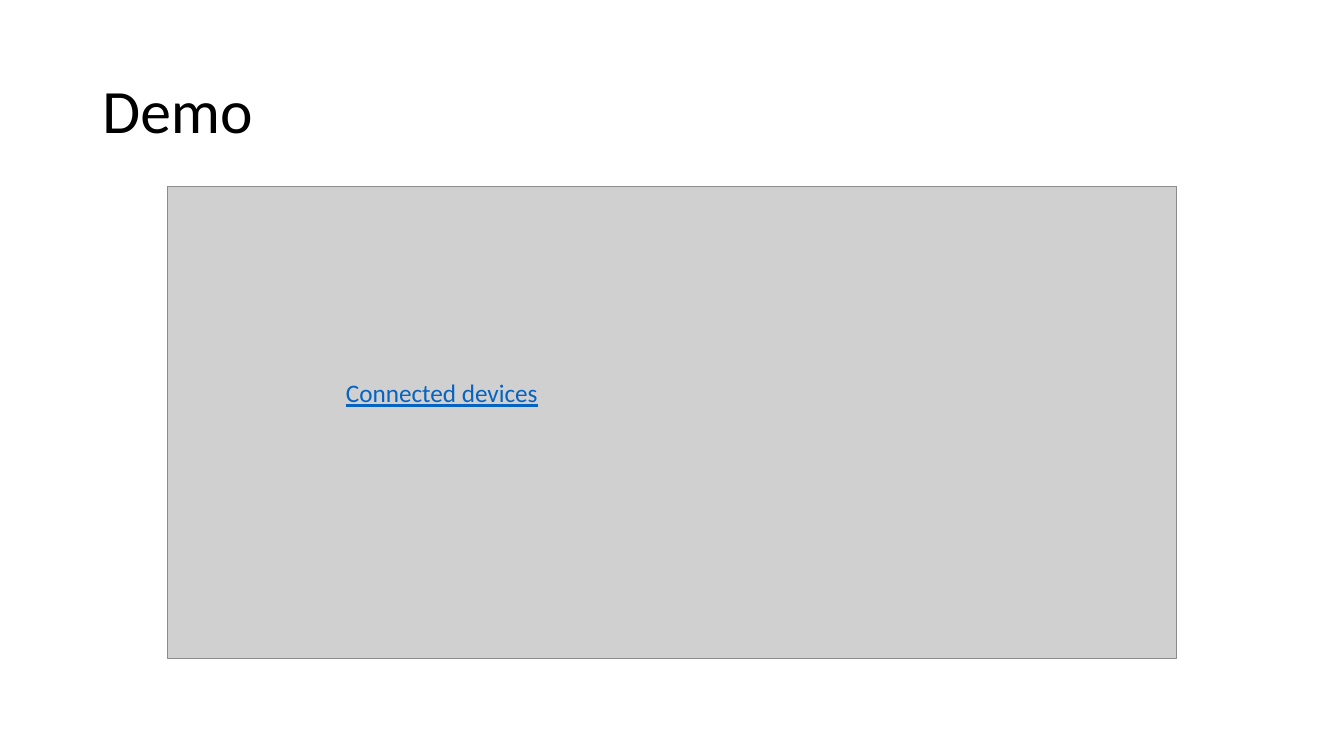
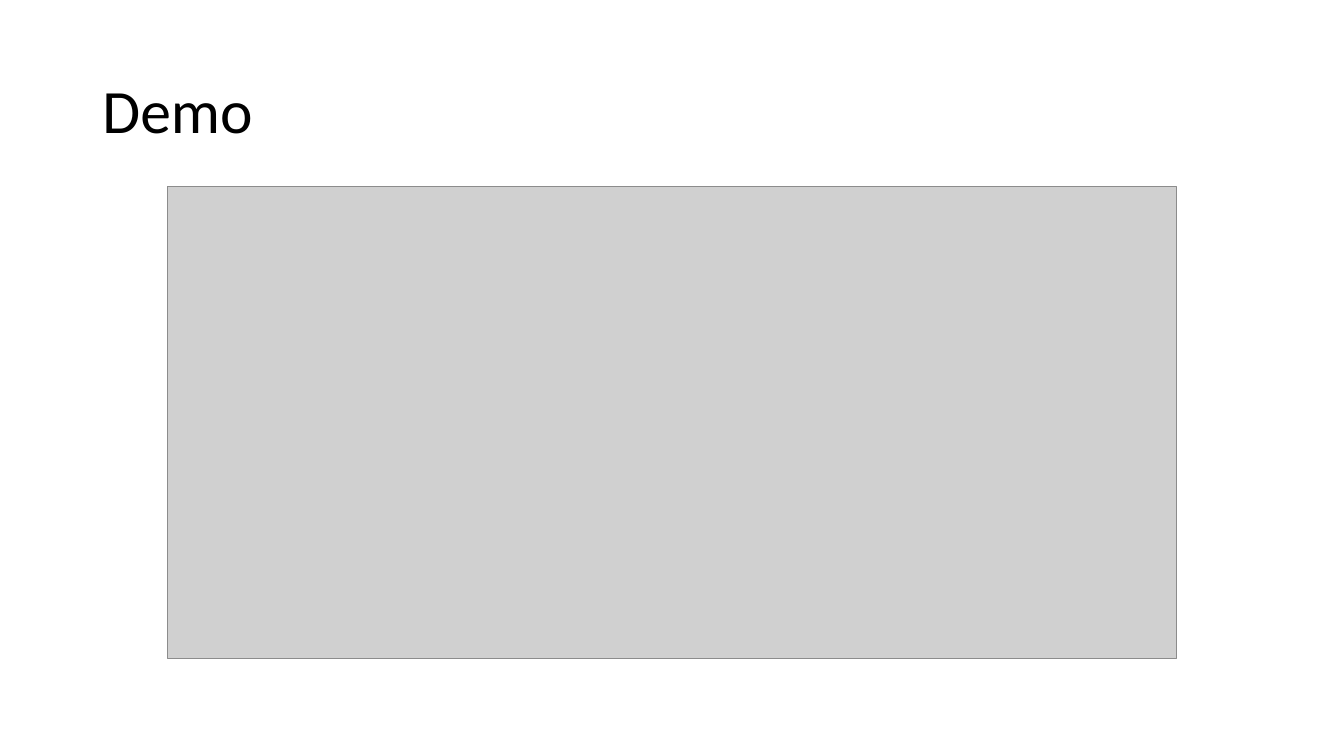
Before and after one commit to v1r7u/cloud_computing_old, a slide deck: slide 52 of presentations/03_Core_Services.pptx. Drawn at 1344x756 pixels with LibreOffice and Linux fonts; fonts in the diff are those of the drawing; grey boxes stand for pictures. Boxes give left, top, right and bottom in pixels: in the first picture for what was removed or moved away, otherwise in the second. Text is boxed around its words. In the diff, an @@ line names an element or a change of style, - is before the commit and + after.

```diff
--- a/presentations/03_Core_Services.pptx
+++ b/presentations/03_Core_Services.pptx
@@ text removed at (346, 384, 538, 407) @@
-Connected devices
```
Also in this commit, not shown: 9 other files.
